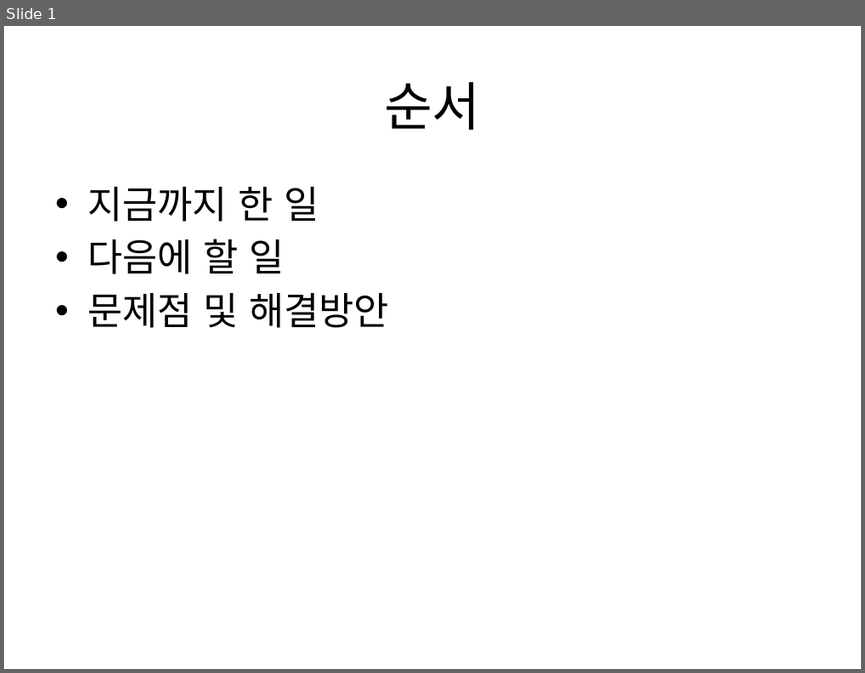
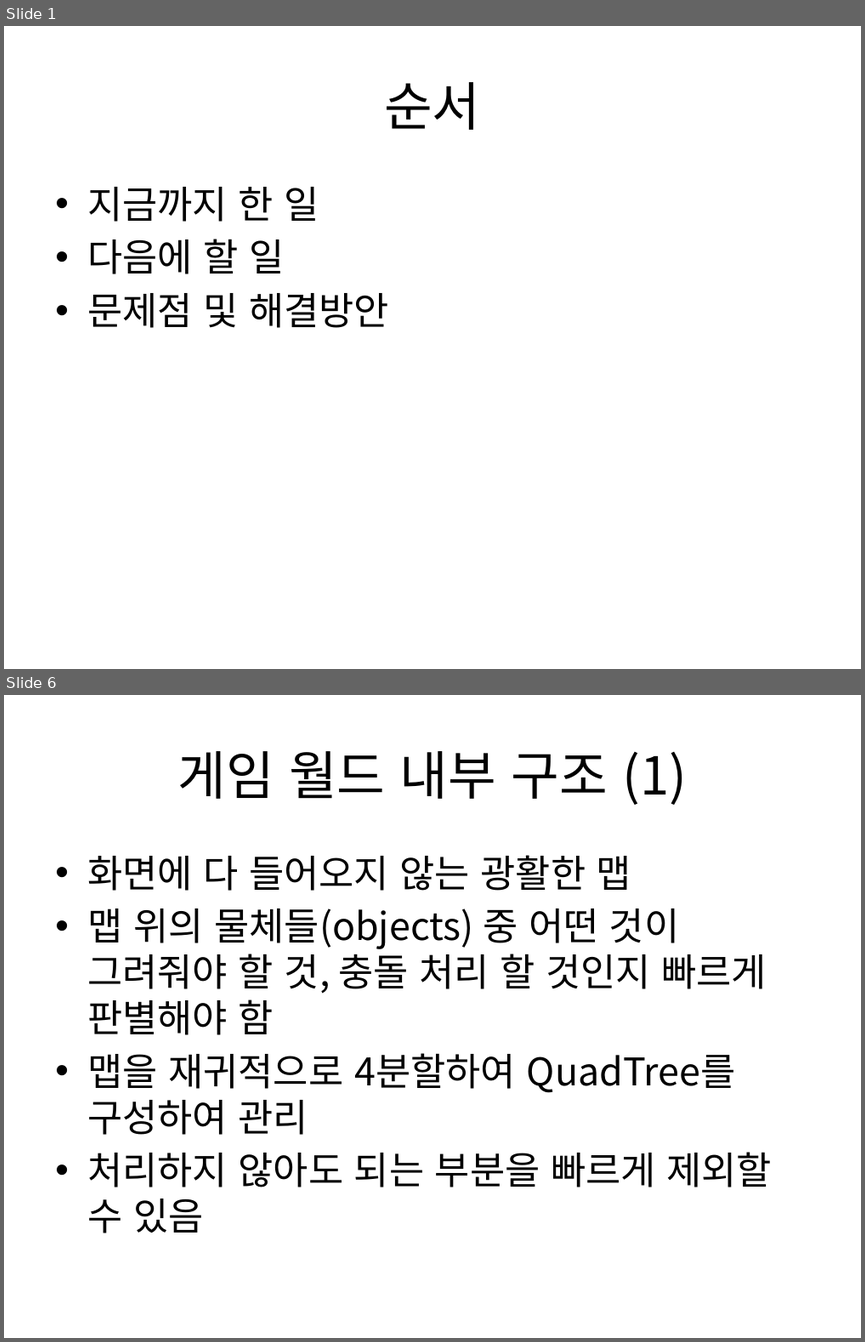
Before and after one commit to zwycid/dimension-drive-downside, a slide deck: presentation/중간발표-ssidang.pptx. Shown one above the other, each under a label of ours: slide 1 before the commit, slides 1 and 6 after it; the slides between them are not shown. The pictures are 865x673 and 865x1342 pixels, drawn with LibreOffice and Linux fonts; fonts in the diff are those of the drawing. Boxes give left, top, right and bottom in pixels: in the first picture for what was removed or moved away, otherwise in the second. Text is boxed around its words. In the diff, an @@ line names an element or a change of style, - is before the commit and + after.

Commit message:
중간 발표 내용 수정; 그래픽 자료 빠져있음

```diff
--- a/presentation/중간발표-ssidang.pptx
+++ b/presentation/중간발표-ssidang.pptx
@@ slide 6 added at [4, 695, 861, 1338], background #FFFFFF @@
@@ title added at [178, 751, 687, 805], 44 pt, text #000000 @@
+게임 월드 내부 구조 (1)
@@ text added at [87, 855, 772, 1233], 32 pt, text #000000 @@
+• 화면에 다 들어오지 않는 광활한 맵
+• 맵 위의 물체들(objects) 중 어떤 것이 그려줘야 할 것, 충돌 처리 할 것인지 빠르게 판별해야 함
+• 맵을 재귀적으로 4분할하여 QuadTree를 구성하여 관리
+• 처리하지 않아도 되는 부분을 빠르게 제외할 수 있음
```
Also in this commit, not shown: 1 slide changed, 5 other slides added.
